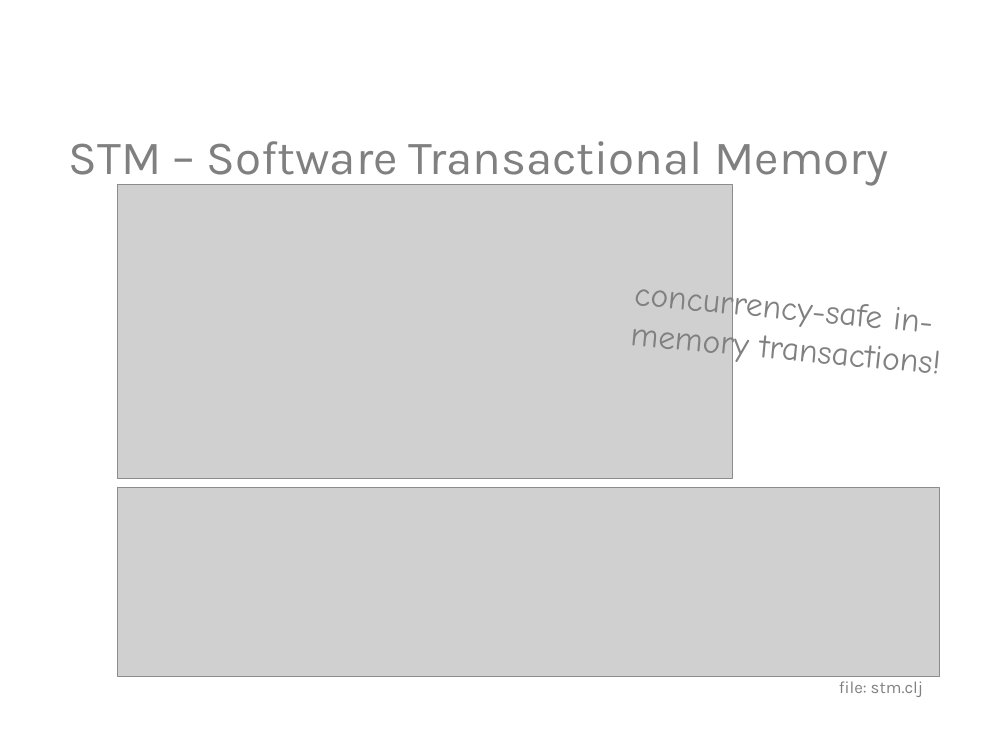
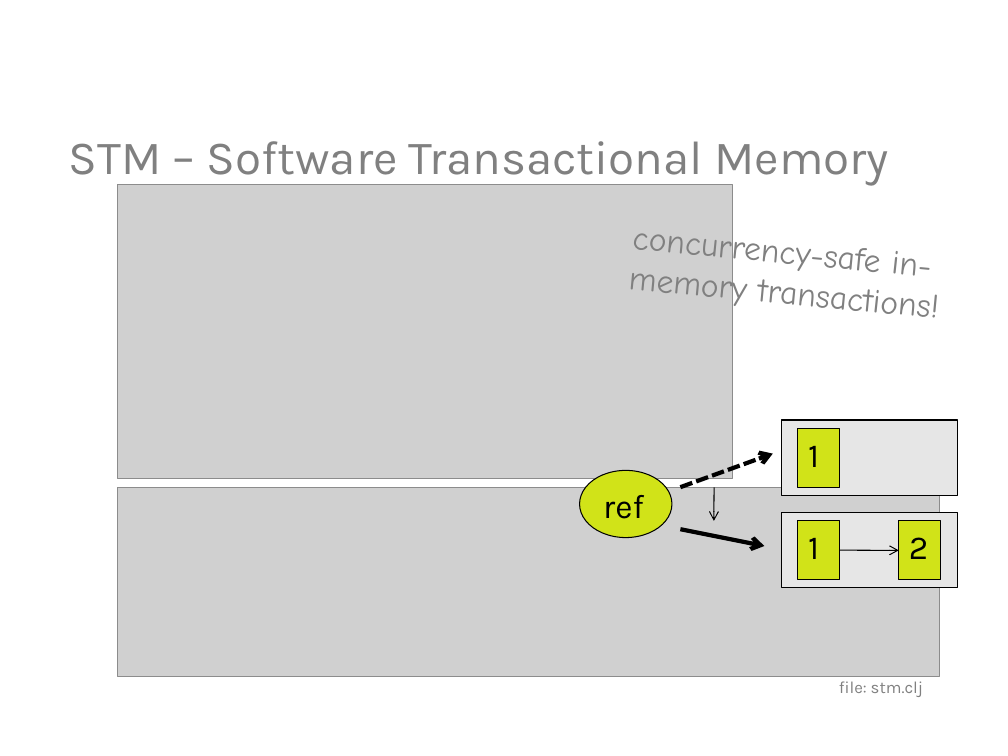
Before and after one commit to mjul/clojure-in-10-mins, a slide deck: slide 8 of Clojure in 10 minutes.pptx (slide 7 before the commit). Drawn at 1008x756 pixels with LibreOffice and Linux fonts; fonts in the diff are those of the drawing; grey boxes stand for pictures; background and template pictures are left out. Boxes give left, top, right and bottom in pixels: in the first picture for what was removed or moved away, otherwise in the second. Text is boxed around its words. In the diff, an @@ line names an element or a change of style, - is before the commit and + after.

```diff
--- a/Clojure in 10 minutes.pptx
+++ b/Clojure in 10 minutes.pptx
@@ text "concurrency-safe in-memory transactions!": place and size @@
-text "concurrency-safe in-memory transactions!" at bbox=[630, 278, 933, 366]
+text "concurrency-safe in-memory transactions!" at bbox=[628, 222, 931, 310]
@@ rectangle added at bbox=[781, 420, 958, 496], fill #E6E6E6, outline #000000 0.75 pt @@
@@ rectangle added at bbox=[798, 428, 841, 487], fill #D1E318, outline #000000 0.75 pt, 24 pt, text #000000 @@
+1
@@ ellipse added at bbox=[580, 471, 672, 538], fill #D1E318, outline #000000 0.75 pt, 24 pt, text #000000 @@
+ref
@@ arrow added from (680, 487) to (773, 454), #000000 3 pt dashed @@
@@ arrow added from (714, 487) to (714, 521), #000000 0.75 pt @@
@@ arrow added from (680, 529) to (764, 546), #000000 3 pt @@
@@ rectangle added at bbox=[781, 512, 958, 588], fill #E6E6E6, outline #000000 0.75 pt @@
@@ rectangle added at bbox=[798, 521, 841, 580], fill #D1E318, outline #000000 0.75 pt, 24 pt, text #000000 @@
+1
@@ rectangle added at bbox=[899, 521, 941, 580], fill #D1E318, outline #000000 0.75 pt, 24 pt, text #000000 @@
+2
@@ arrow added from (840, 550) to (899, 550), #000000 0.75 pt @@
```
Also in this commit, not shown: 4 other slides changed, 1 slide added, 3 other files.
